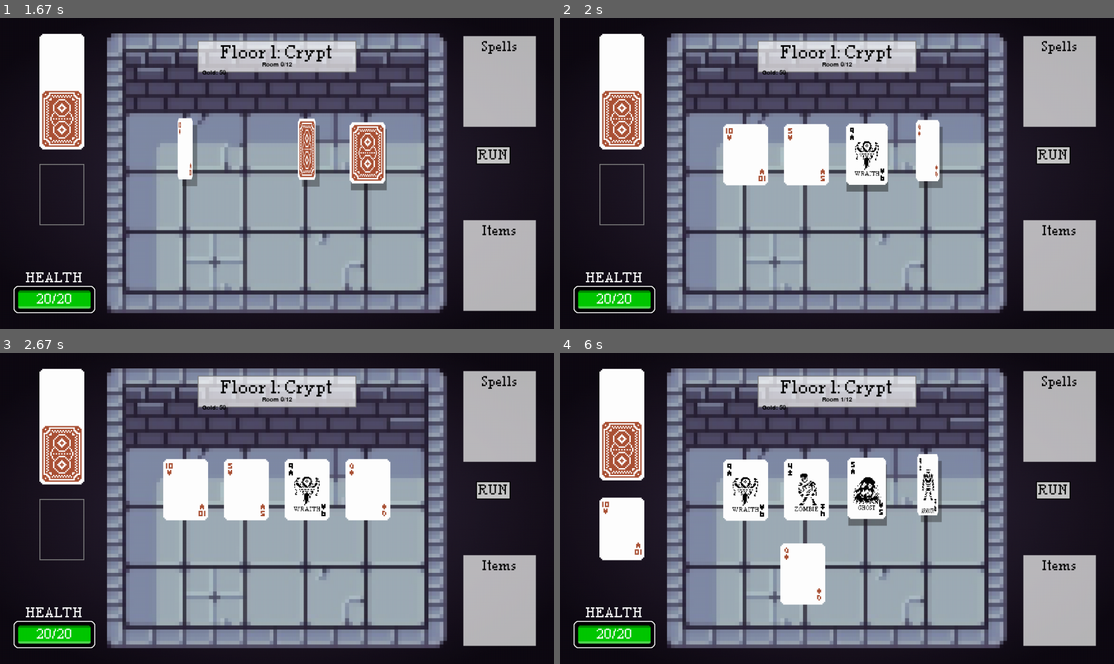
Above: before the commit, frames 1-4 (two rows, left to right).
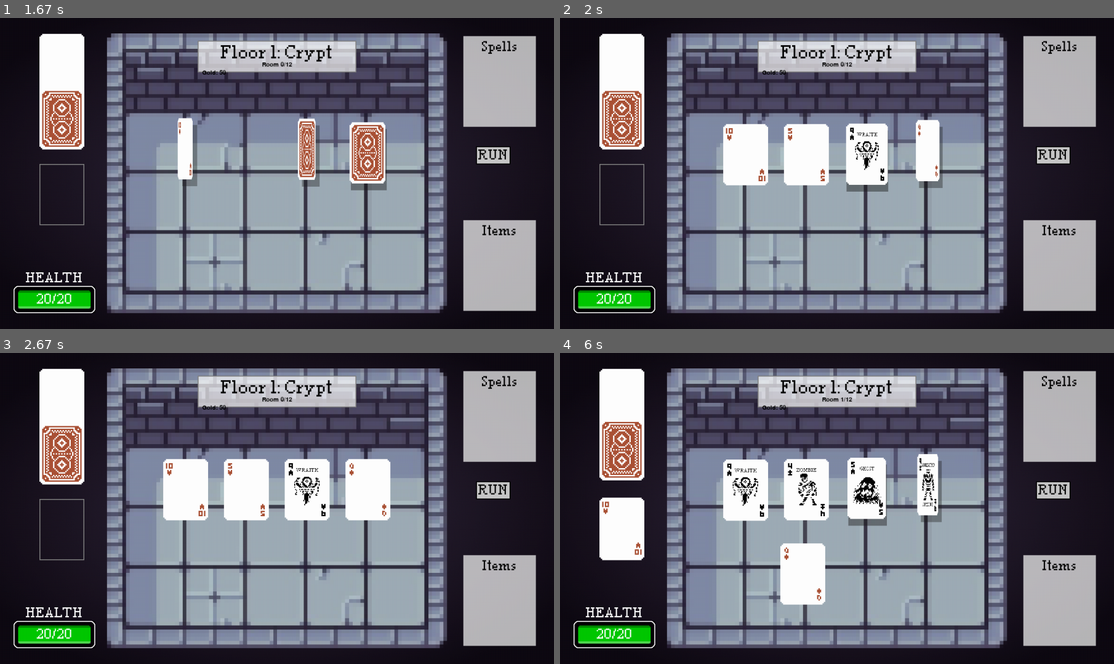
Above: after the commit, the same moments.

Repository: YetiGonk/Scoundrel-Pygame
Game: pygame game, started from main.py
The game is run twice, just before and just after one commit, with the same random seed, the same clock (stepped at 60 frames per second) and the same inputs.
Inputs (mouse positions are in pixels of both pictures, inside the frame that each line leads up to):
- Up to frame 1 (1.67 s): click "START GAME" at 0.38 s; click (144, 176) at 0.72 s; click "Continue" at 1.05 s
- Up to frame 2 (2 s): click (637, 164) at 1.88 s
- Up to frame 3 (2.67 s): no input
- Up to frame 4 (6 s): click (947, 483) at 3.22 s; click (837, 489) at 3.55 s; click (803, 489) at 4.38 s; click "RUN" at 5.78 s

Frame 1 is identical in both runs. In frame 2, less than 0.1% of the frame differs, in the area x 53-58%, y 36-51%; in frame 3, less than 0.1%; in frame 4, 0.3%, in the area x 31-68%, y 35-52%.

Commit message:
better monster text

Diff:
--- a/components/card.py
+++ b/components/card.py
@@ -96,29 +96,24 @@
         new_surface.blit(monster_surface, monster_pos)
 
         # Load font for monster name
-        font_size = 16
-        try:
-            font = pygame.font.Font(FONTS_PATH + "/Pixel Times.ttf", font_size)
-        except:
-            # Fallback to default font if custom font not found
-            font = pygame.font.SysFont(None, font_size)
+        font_size = 14
+        font = pygame.font.Font(FONTS_PATH + "/Pixel Times.ttf", font_size)
 
         text_surface = None
         text_rect = None
 
         # Render monster name
-        if len(monster_name) > 10 and " " in monster_name:
+        if " " in monster_name:
             # Split monster name to fit within the card width
             monster_name = monster_name.split(" ")
             for i, word in enumerate(monster_name):
                 text_surface = font.render(word, True, BLACK)
-                text_rect = text_surface.get_rect(center=(card_width // 2, monster_pos[1] + monster_size + 10 + i * 20))
+                text_rect = text_surface.get_rect(center=(card_width // 2, monster_pos[1] + (-10 if i == 0 else monster_size + 10)))
+                new_surface.blit(text_surface, text_rect)
         else:
             text_surface = font.render(monster_name, True, BLACK)
-            text_rect = text_surface.get_rect(center=(card_width // 2, monster_pos[1] + monster_size + 10))
-
-        # Blit name onto the card
-        new_surface.blit(text_surface, text_rect)
+            text_rect = text_surface.get_rect(center=(card_width // 2, monster_pos[1] - 10))
+            new_surface.blit(text_surface, text_rect)
 
         return new_surface
 
--- a/roguelike_constants.py
+++ b/roguelike_constants.py
@@ -191,7 +191,7 @@
         "spades": {
             # Lower values (2-5): Easy monsters
             3: {"name": "Sentient Totem", "image": "monsters/sentient_totem.png", "ability": "knowledge_drain"},
-            4: {"name": "Star Man", "image": "monsters/star_man.png", "ability": "astral_projection"},
+            4: {"name": "Celestial", "image": "monsters/star_man.png", "ability": "astral_projection"},
             5: {"name": "Evil Moon", "image": "monsters/evil_moon.png", "ability": "lunar_magic"},
             # Mid values (6-10): Medium difficulty
             6: {"name": "Evil Sun", "image": "monsters/evil_sun.png", "ability": "solar_flare"},
@@ -211,7 +211,7 @@
         "clubs": {
             # Lower values (3-5): Easy monsters
             3: {"name": "Floating Eyes", "image": "monsters/floating_eyes.png", "ability": "confusion"},
-            4: {"name": "Dave the Gun Thing", "image": "monsters/dave_the_gun_thing.png", "ability": "ranged_attack"},
+            4: {"name": "Mr Gun", "image": "monsters/dave_the_gun_thing.png", "ability": "ranged_attack"},
             5: {"name": "Wraith", "image": "monsters/wraith.png", "ability": "life_drain"},
             # Mid values (6-10): Medium difficulty
             6: {"name": "Genie", "image": "monsters/genie.png", "ability": "wish_twist"},
